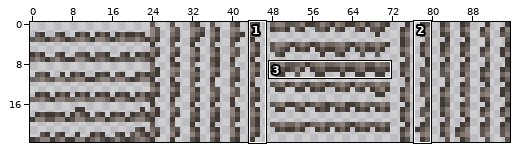
Two versions of one sprite sheet, assets/blocks/textures/stone_foliage.png. The first picture is a wide view before the edit; the outline marks the close-up.
Close-up. Before:
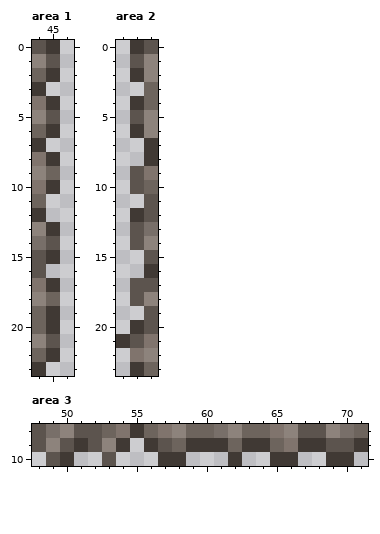
The file is 96x24 pixels. Colours within 5 levels of each other are drawn and written as one. Shown: area 1: x 44..46, y 0..23; area 2: x 77..79, y 0..23; area 3: x 48..71, y 8..10. The commit also changed other parts of the picture, which this record leaves out.
New version:
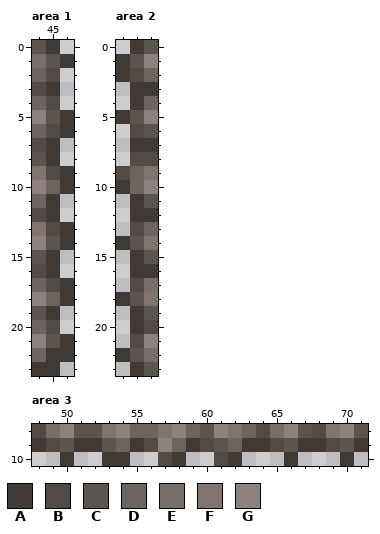
Palette (. is transparent): A #403934  B #524a43  C #5c544e  D #6d645d  E #786f69  F #80746d  G #8d837c
Changes in this commit:
Area 1:
y 1: x 44 G -> E; x 46 . -> A
y 2: x 45 A -> B
y 3: x 44..45 A. -> BA
y 4: x 44..45 FA -> DB
y 5: x 46 . -> A
y 6: x 45..46 A. -> BA
y 7: x 44..45 A. -> BA
y 8: x 44 F -> C
y 9: x 44..46 GD. -> FBA
y 10: x 44..46 FA. -> GDA
y 11: x 45 . -> A
y 12: x 44..45 A. -> BA
y 13: x 44..46 GA. -> FBA
y 14: x 44 E -> G; x 46 . -> A
y 16: x 44..45 C. -> BA
y 17: x 44..46 FA. -> DBA
y 18: x 46 . -> A
y 19: x 44 D -> C
y 20: x 45 A -> B
y 21..22: x 46 . -> A
y 23: x 45 . -> A
Area 2:
y 1: x 77 . -> A
y 2: x 77..79 .AG -> ABD
y 3: x 78..79 .D -> AA
y 5: x 77 . -> A
y 6: x 78..79 AG -> BC
y 7: x 78 . -> A
y 8: x 78..79 .A -> BB
y 9: x 77..78 .C -> BD
y 10: x 77..79 .CD -> ADG
y 11: x 78 . -> A
y 12: x 79 C -> A
y 13: x 78..79 CE -> BD
y 14: x 77 . -> A; x 79 G -> F
y 15..16: x 78 . -> A
y 17: x 78..79 CC -> BE
y 18: x 77 . -> A; x 79 G -> F
y 19: x 78 . -> A
y 20: x 79 C -> B
y 21: x 77..79 ACF -> .BG
y 22: x 77..79 .FG -> ACE
y 23: x 79 D -> C
Area 3:
y 8: x 48 C -> B; x 53..55 DFA -> FGD; x 60..62 DEG -> CGF; x 64..65 DF -> BE; x 68..71 CGED -> BFGC
y 9: x 48..49 CG -> AB; x 52..57 CGA.AC -> ACDABG; x 60..61 AA -> BC; x 65..66 DF -> BC; x 69 C -> B
y 10: x 49 C -> .; x 53..54 C. -> AA; x 57 A -> B; x 61 . -> B; x 65 A -> .; x 69 A -> .
Pixel boxes of the changes (left, top, right, bottom) in both close-ups:
changed: (32, 54, 74, 376)
changed: (116, 54, 158, 376)
changed: (32, 424, 368, 466)
